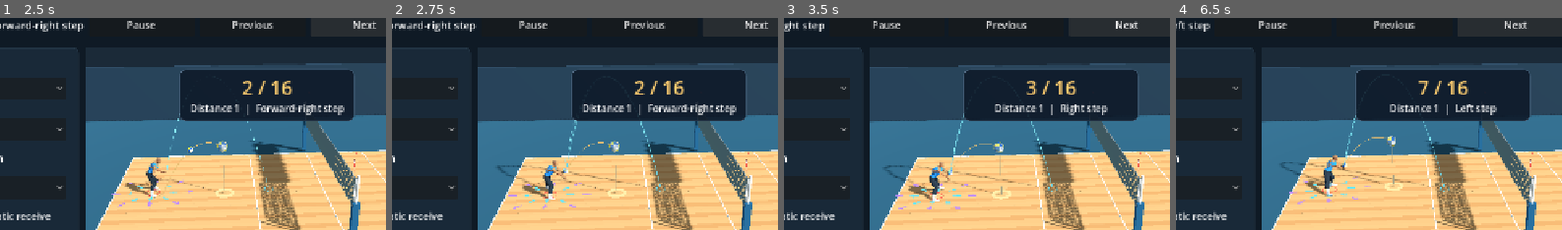
Above: before the commit, frames 1-4 (left to right).
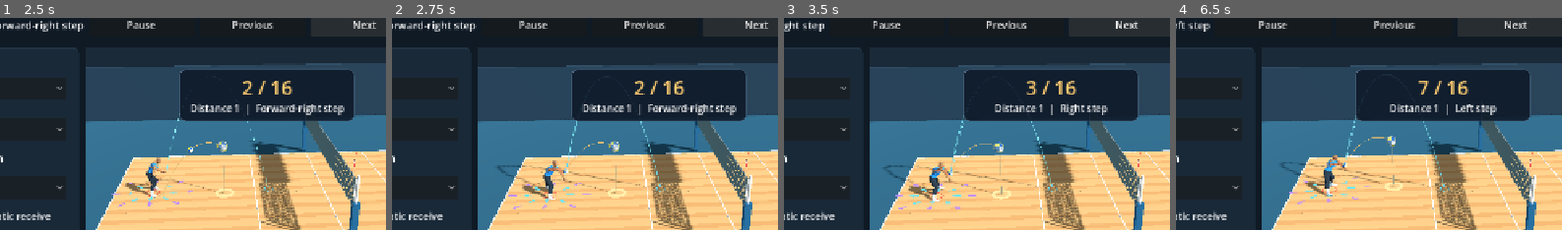
Above: after the commit, the same moments.

Repository: foreandr/volleyball
Game: Godot game, scene res://scenes/story_animations.tscn
Same seed, same stepped clock (60 frames per second), same inputs: the game is played once before the commit and once after it. This scene is started directly instead of the project's main scene.
Inputs:
- Up to frame 1 (2.5 s): click "Forearm reception" at 0.5 s; click "Play all" at 1.25 s; click "Next" at 2 s
- Up to frame 2 (2.75 s): no input
- Up to frame 3 (3.5 s): click "Next" at 2.75 s
- Up to frame 4 (6.5 s): click "Next" at 3.5 s; click "Next" at 4.25 s; click "Next" at 5 s; click "Next" at 5.75 s
The pictures show only the part of the screen within x 16-66%, y 11-61%; the shares and areas given below are measured in that part.

Frame 1 is identical in both runs. In frame 2, 0.2% of the frame differs, in the area x 35-68%, y 48-82%; in frame 3, 0.3%, in the area x 32-69%, y 44-83%; in frame 4, 0.2%.

Commit message:
Close the elbows and roll shoulders into side platforms

Diff:
--- a/scripts/preview_player_control.gd
+++ b/scripts/preview_player_control.gd
@@ -261,7 +261,8 @@
 		# Open the shoulders toward the ball and lower the opposite shoulder.
 		var roll := 0.56 if reach_tier == 2 else 0.43
 		author.rotate_world(pose,"spine_03",Vector3.BACK,side_lean*roll*weight)
-		author.rotate_world(pose,"spine_03",Vector3.UP,side_lean*0.18*weight)
+		author.rotate_world(pose,"spine_02",Vector3.UP,side_lean*0.08*weight)
+		author.rotate_world(pose,"spine_03",Vector3.UP,side_lean*0.12*weight)
 	author.rotate_world(pose,"spine_02",Vector3.RIGHT,-back*0.14*weight)
 	author.rotate_world(pose,"spine_03",Vector3.UP,shoulder_side*back*0.31*weight)
 	var deep := reach_tier == 2 and reach_height < 0.20
@@ -308,12 +309,13 @@
 		author.limb(pose,"thigh_"+side,"calf_"+side,foot_name,target,pole)
 		author.set_world_basis(pose,foot_name,foot.basis)
 	if reach_tier == 2 or side_receive:
-		var extension := 0.20 if reach_forward_lunge else (0.18 if reach_side_lunge else 0.12)
+		var extension := 0.17 if reach_forward_lunge else (0.10 if reach_side_lunge else (0.14 if reach_back or high else 0.05))
 		var arms := Vector3(step.x,0.0,step.z).normalized()*extension*weight
 		if reach_forward_lunge: arms.y = 0.07*weight
 		if high: arms.y = clampf(reach_height/scale_,0.18,0.53)*weight
 		var center: Vector3 = (author.point(pose,"hand_l")+author.point(pose,"hand_r"))*0.5
-		if not reach_back or high:
+		if not reach_back and not high:
+			arms.x -= side_lean*0.05*weight
 			PlatformPose.connect_arms(pose,author,center+arms,smoothstep(0.0,0.82,weight))
 		else:
 			for side in ["l","r"]:
--- a/scripts/reception_platform_pose.gd
+++ b/scripts/reception_platform_pose.gd
@@ -1,11 +1,17 @@
 extends RefCounted
 
 const HAND_GAP := 0.065
-const ELBOW_ANGLE := 168.0
+const ELBOW_ANGLE := 160.0
 
 static func connect_arms(pose: Array, author: RefCounted, desired: Vector3, weight: float) -> void:
 	if weight <= 0.001: return
 	var rig: Skeleton3D = author.rig
+	var original := pose.duplicate()
+	for side in ["l","r"]:
+		var arm: String = "upperarm_"+side
+		var shoulder: Vector3 = author.point(pose,arm)
+		var inward := -0.090 if side == "l" else 0.090
+		author.aim_joint(pose,"clavicle_"+side,arm,shoulder+Vector3(inward,0.0,0.09)*weight)
 	var left: Vector3 = author.point(pose,"upperarm_l")
 	var right: Vector3 = author.point(pose,"upperarm_r")
 	var left_hand := Vector3.RIGHT*HAND_GAP*0.5
@@ -21,21 +27,28 @@
 	var along := (left_range*left_range-right_range*right_range+span*span)/(2.0*span)
 	var center := a+axis*along
 	var radius := sqrt(maxf(0.0,left_range*left_range-along*along))
-	desired.z = maxf(desired.z,center.z+0.32)
+	desired.z = maxf(desired.z,center.z+0.24)
 	var aim := (desired-center).slide(axis).normalized()
 	var grip := center+aim*radius
 	for side in ["l","r"]:
 		var arm: String = "upperarm_"+side
 		var elbow: String = "lowerarm_"+side
 		var hand: String = "hand_"+side
-		var old_hand: Transform3D = author.world_pose(pose,rig.find_bone(hand))
-		var old_forearm: Vector3 = old_hand.origin-author.point(pose,elbow)
+		var old_hand: Transform3D = author.world_pose(original,rig.find_bone(hand))
 		var target := grip+(left_hand if side == "l" else right_hand)
-		var pole := Vector3(0.45 if side == "l" else -0.45,-0.38,0.65)
+		var pole := Vector3(-0.85 if side == "l" else 0.85,-0.15,0.44)
 		author.limb(pose,arm,elbow,hand,old_hand.origin.lerp(target,weight),pole,1.0,174.0)
-		var forearm: Vector3 = author.point(pose,hand)-author.point(pose,elbow)
-		var turn := Quaternion(old_forearm.normalized(),forearm.normalized())
+	# Carry the authored clasp through a shared rotation instead of twisting each hand.
+	var turn := Quaternion(platform_axis(original,author),platform_axis(pose,author))
+	for side in ["l","r"]:
+		var hand: String = "hand_"+side
+		var old_hand: Transform3D = author.world_pose(original,rig.find_bone(hand))
 		author.set_world_basis(pose,hand,Basis(turn)*old_hand.basis)
+
+static func platform_axis(pose: Array, author: RefCounted) -> Vector3:
+	var wrists: Vector3 = author.point(pose,"hand_l")+author.point(pose,"hand_r")
+	var elbows: Vector3 = author.point(pose,"lowerarm_l")+author.point(pose,"lowerarm_r")
+	return (wrists-elbows).normalized()
 
 static func arm_range(pose: Array, author: RefCounted, side: String) -> float:
 	var shoulder: Vector3 = author.point(pose,"upperarm_"+side)
--- a/scripts/reception_review.gd
+++ b/scripts/reception_review.gd
@@ -12,11 +12,11 @@
 	[1,"Forward-left step",Vector3(0.30,0,0.30),Vector3(0,-5,-3)],
 	[2,"Forward lunge",Vector3(0,0,0.84),Vector3(0,-5,-2)],
 	[2,"Forward-right reach",Vector3(-0.59,0,0.59),Vector3(0,-5,-3)],
-	[2,"Right lunge",Vector3(-0.85,0,0),Vector3(0,-5,-4)],
+	[2,"Right lunge",Vector3(-0.85,0,0),Vector3(0,-7,-3)],
 	[2,"Back-right reach",Vector3(-0.54,0,-0.52),Vector3(0,-7,-2)],
 	[2,"Back reach",Vector3(0,0,-0.78),Vector3(0,-5,-2)],
 	[2,"Back-left reach",Vector3(0.54,0,-0.52),Vector3(0,-7,-2)],
-	[2,"Left lunge",Vector3(0.85,0,0),Vector3(0,-5,-4)],
+	[2,"Left lunge",Vector3(0.85,0,0),Vector3(0,-7,-3)],
 	[2,"Forward-left reach",Vector3(0.59,0,0.59),Vector3(0,-5,-3)],
 ]
 const FEED_TIME := 0.70
--- /dev/null
+++ b/tools/check_reception_platform.gd
@@ -0,0 +1,49 @@
+extends SceneTree
+
+# Run with Godot --headless --path . --script tools/check_reception_platform.gd.
+func _initialize() -> void:
+	call_deferred("check")
+
+func check() -> void:
+	change_scene_to_file("res://scenes/story_animations.tscn")
+	await process_frame
+	await process_frame
+	var page = current_scene
+	page.select_category("Forearm reception")
+	page.set_process(false)
+	page.angle_control.set_process(false)
+	var review = page.reception_review
+	review.toggle_play()
+	var rig: Skeleton3D = page.preview_player.skeleton
+	for index in [8,10,14]:
+		review.load_case(index)
+		for frame in range(42): review.step(1.0/60)
+		for frame in range(3):
+			review.step(1.0/60)
+			if not check_platform(rig,index):
+				quit(1)
+				return
+	print("Lunge platform check passed for forward, left and right.")
+	quit()
+
+func check_platform(rig: Skeleton3D, index: int) -> bool:
+	var left_elbow := bone_position(rig,"lowerarm_l")
+	var right_elbow := bone_position(rig,"lowerarm_r")
+	var left_wrist := bone_position(rig,"hand_l")
+	var right_wrist := bone_position(rig,"hand_r")
+	var left_shoulder := bone_position(rig,"upperarm_l")
+	var right_shoulder := bone_position(rig,"upperarm_r")
+	var elbow_gap := left_elbow.distance_to(right_elbow)
+	var wrist_gap := left_wrist.distance_to(right_wrist)
+	var left_angle := rad_to_deg((left_shoulder-left_elbow).angle_to(left_wrist-left_elbow))
+	var right_angle := rad_to_deg((right_shoulder-right_elbow).angle_to(right_wrist-right_elbow))
+	var tilt := left_shoulder.y-right_shoulder.y
+	var correct_tilt := index == 8 or (tilt > 0.02 if index == 14 else tilt < -0.02)
+	if elbow_gap <= 0.15 and wrist_gap <= 0.075 and minf(left_angle,right_angle) >= 158.0 and correct_tilt:
+		return true
+	push_error("Clip %d: elbow gap %.3f m, wrist gap %.3f m, elbows %.1f / %.1f degrees, tilt %.3f m." %
+		[index+1,elbow_gap,wrist_gap,left_angle,right_angle,tilt])
+	return false
+
+func bone_position(rig: Skeleton3D, bone_name: String) -> Vector3:
+	return rig.get_bone_global_pose(rig.find_bone(bone_name)).origin
